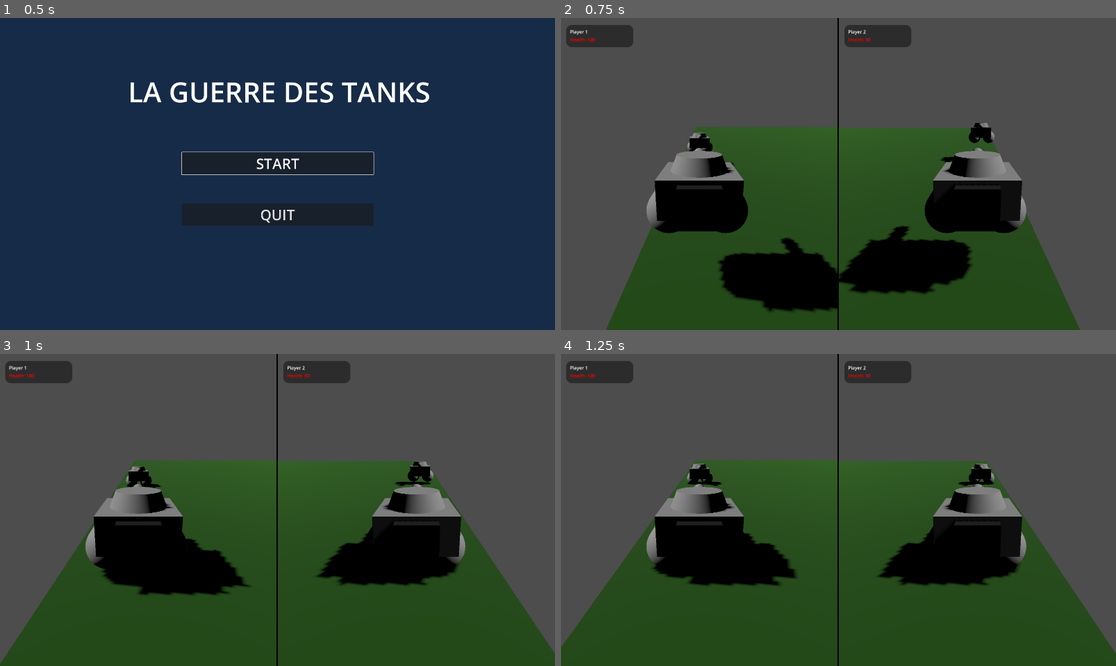
Above: before the commit, frames 1-4 (two rows, left to right).
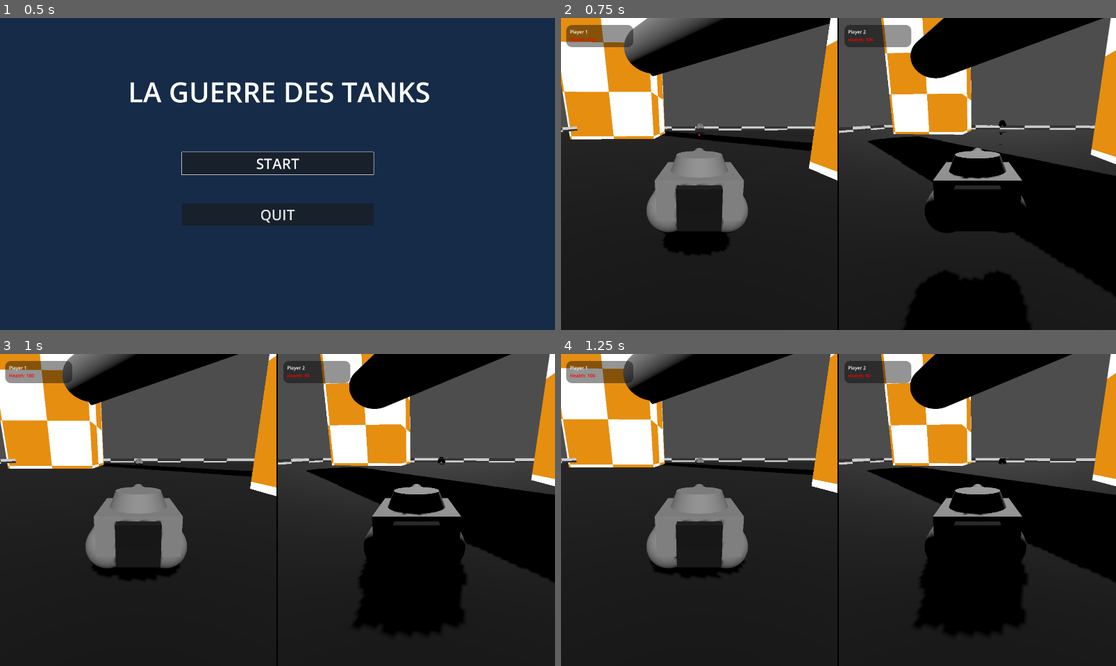
Above: after the commit, the same moments.

Repository: ewalefloch/TankGodot
Game: Godot game, scene res://main.tscn
Same seed, same stepped clock (60 frames per second), same inputs: the game is played once before the commit and once after it.
Inputs:
- Up to frame 1 (0.5 s): no input
- Up to frame 2 (0.75 s): click "START" at 0.5 s
- Up to frame 3 (1 s): no input
- Up to frame 4 (1.25 s): no input

Frame 1 is identical in both runs. In frame 2, 76% of the frame differs, in the area x 0-100%, y 0-100%; in frame 3, 74%; in frame 4, 74%.

Commit message:
feat : base of the map

Diff:
--- /dev/null
+++ b/Map/map.tscn
@@ -0,0 +1,131 @@
+[gd_scene load_steps=12 format=3 uid="uid://betnwn6ir1sla"]
+
+[ext_resource type="Shader" uid="uid://cfn8nl5wx4gxw" path="res://shader/shaderTemporaire.gdshader" id="1_ro55w"]
+
+[sub_resource type="StandardMaterial3D" id="StandardMaterial3D_ro55w"]
+albedo_color = Color(0, 0, 0, 1)
+
+[sub_resource type="BoxMesh" id="BoxMesh_ro55w"]
+material = SubResource("StandardMaterial3D_ro55w")
+size = Vector3(50, 1, 50)
+
+[sub_resource type="BoxShape3D" id="BoxShape3D_njngi"]
+size = Vector3(50, 1, 50)
+
+[sub_resource type="ShaderMaterial" id="ShaderMaterial_ro55w"]
+render_priority = 0
+shader = ExtResource("1_ro55w")
+shader_parameter/color1 = Color(1, 1, 1, 1)
+shader_parameter/color2 = Color(0.90012676, 0.55544287, 0.079253726, 1)
+shader_parameter/grid_size = 5.0
+shader_parameter/blend_smooth = 0.15
+shader_parameter/use_smooth = true
+
+[sub_resource type="BoxMesh" id="BoxMesh_njngi"]
+material = SubResource("ShaderMaterial_ro55w")
+size = Vector3(10, 20, 10)
+
+[sub_resource type="BoxShape3D" id="BoxShape3D_6yc6o"]
+size = Vector3(10, 20, 10)
+
+[sub_resource type="CylinderMesh" id="CylinderMesh_ro55w"]
+top_radius = 2.5
+bottom_radius = 2.5
+height = 35.0
+
+[sub_resource type="ShaderMaterial" id="ShaderMaterial_njngi"]
+render_priority = 0
+shader = ExtResource("1_ro55w")
+shader_parameter/color1 = Color(0.8, 0.8, 0.8, 1)
+shader_parameter/color2 = Color(0.2, 0.2, 0.2, 1)
+shader_parameter/grid_size = 5.0
+shader_parameter/blend_smooth = 0.15
+shader_parameter/use_smooth = true
+
+[sub_resource type="BoxMesh" id="BoxMesh_6yc6o"]
+material = SubResource("ShaderMaterial_njngi")
+size = Vector3(50, 1, 0.1)
+
+[sub_resource type="BoxShape3D" id="BoxShape3D_86j4t"]
+size = Vector3(50, 1, 0.1)
+
+[node name="Map" type="Node3D"]
+
+[node name="Sol" type="StaticBody3D" parent="."]
+transform = Transform3D(1, 0, 0, 0, 1, 0, 0, 0, 1, 0, -0.8374374, 0)
+
+[node name="MeshInstance3D" type="MeshInstance3D" parent="Sol"]
+mesh = SubResource("BoxMesh_ro55w")
+metadata/_edit_lock_ = true
+
+[node name="CollisionShape3D" type="CollisionShape3D" parent="Sol"]
+shape = SubResource("BoxShape3D_njngi")
+metadata/_edit_lock_ = true
+
+[node name="Immeuble" type="RigidBody3D" parent="."]
+transform = Transform3D(1, 0, 0, 0, 1, 0, 0, 0, 1, 10.391436, 6.1235085, -10.199358)
+
+[node name="MeshInstance3D" type="MeshInstance3D" parent="Immeuble"]
+mesh = SubResource("BoxMesh_njngi")
+metadata/_edit_lock_ = true
+
+[node name="CollisionShape3D" type="CollisionShape3D" parent="Immeuble"]
+shape = SubResource("BoxShape3D_6yc6o")
+metadata/_edit_lock_ = true
+
+[node name="Immeuble2" type="RigidBody3D" parent="."]
+transform = Transform3D(1, 0, 0, 0, 1, 0, 0, 0, 1, -15.137319, 5.872014, 10.289228)
+
+[node name="MeshInstance3D" type="MeshInstance3D" parent="Immeuble2"]
+mesh = SubResource("BoxMesh_njngi")
+metadata/_edit_lock_ = true
+
+[node name="CollisionShape3D" type="CollisionShape3D" parent="Immeuble2"]
+shape = SubResource("BoxShape3D_6yc6o")
+metadata/_edit_lock_ = true
+
+[node name="RelierTour" type="StaticBody3D" parent="."]
+
+[node name="MeshInstance3D" type="MeshInstance3D" parent="RelierTour"]
+transform = Transform3D(-3.3318532e-08, -0.76223916, 0.6472955, 1, -4.371139e-08, 0, 2.8294183e-08, 0.6472955, 0.76223916, 0, 9.409973, 0)
+mesh = SubResource("CylinderMesh_ro55w")
+skeleton = NodePath("")
+
+[node name="Bord1" type="StaticBody3D" parent="."]
+transform = Transform3D(1, 0, 0, 0, 1, 0, 0, 0, 1, 0, 0, -25)
+
+[node name="MeshInstance3D" type="MeshInstance3D" parent="Bord1"]
+mesh = SubResource("BoxMesh_6yc6o")
+
+[node name="CollisionShape3D" type="CollisionShape3D" parent="Bord1"]
+shape = SubResource("BoxShape3D_86j4t")
+
+[node name="Bord2" type="StaticBody3D" parent="."]
+transform = Transform3D(1, 0, 0, 0, 1, 0, 0, 0, 1, 0, 0, 25)
+
+[node name="MeshInstance3D" type="MeshInstance3D" parent="Bord2"]
+mesh = SubResource("BoxMesh_6yc6o")
+skeleton = NodePath("../../Bord2")
+
+[node name="CollisionShape3D" type="CollisionShape3D" parent="Bord2"]
+shape = SubResource("BoxShape3D_86j4t")
+
+[node name="Bord3" type="StaticBody3D" parent="."]
+transform = Transform3D(-4.371139e-08, 0, 1, 0, 1, 0, -1, 0, -4.371139e-08, 25, 0, 0)
+
+[node name="MeshInstance3D" type="MeshInstance3D" parent="Bord3"]
+mesh = SubResource("BoxMesh_6yc6o")
+skeleton = NodePath("../../Bord3")
+
+[node name="CollisionShape3D" type="CollisionShape3D" parent="Bord3"]
+shape = SubResource("BoxShape3D_86j4t")
+
+[node name="Bord4" type="StaticBody3D" parent="."]
+transform = Transform3D(-4.371139e-08, 0, 1, 0, 1, 0, -1, 0, -4.371139e-08, -25, 0, 0)
+
+[node name="MeshInstance3D" type="MeshInstance3D" parent="Bord4"]
+mesh = SubResource("BoxMesh_6yc6o")
+skeleton = NodePath("../../Bord4")
+
+[node name="CollisionShape3D" type="CollisionShape3D" parent="Bord4"]
+shape = SubResource("BoxShape3D_86j4t")
--- a/game.tscn
+++ b/game.tscn
@@ -1,29 +1,18 @@
-[gd_scene load_steps=9 format=3 uid="uid://bjka1drpx3yow"]
+[gd_scene load_steps=7 format=3 uid="uid://bjka1drpx3yow"]
 
 [ext_resource type="PackedScene" uid="uid://bh5h347n2ooq7" path="res://Tank/tank.tscn" id="1_80nbo"]
 [ext_resource type="Script" uid="uid://b7s2spwfk8iq4" path="res://game.gd" id="1_fc0e3"]
 [ext_resource type="PackedScene" uid="uid://bedm5labi4dcb" path="res://HUD/hud.tscn" id="2_e2o6t"]
 [ext_resource type="Script" uid="uid://dboxx3bjruxw0" path="res://HUD/hud_player.gd" id="3_feb5d"]
+[ext_resource type="PackedScene" uid="uid://betnwn6ir1sla" path="res://Map/map.tscn" id="5_7jktm"]
 
 [sub_resource type="Theme" id="Theme_80nbo"]
 HBoxContainer/constants/separation = 0
 
-[sub_resource type="StandardMaterial3D" id="StandardMaterial3D_xsnwh"]
-albedo_color = Color(0.11764706, 0.31764707, 0, 1)
-
-[sub_resource type="BoxMesh" id="BoxMesh_e2o6t"]
-material = SubResource("StandardMaterial3D_xsnwh")
-size = Vector3(100, 1, 100)
-
-[sub_resource type="BoxShape3D" id="BoxShape3D_feb5d"]
-size = Vector3(100, 1, 100)
-
-[node name="Game" type="Node3D" node_paths=PackedStringArray("tankP1", "tankP2", "victory_menu", "main_menu")]
+[node name="Game" type="Node3D" node_paths=PackedStringArray("tankP1", "tankP2")]
 script = ExtResource("1_fc0e3")
 tankP1 = NodePath("HBoxContainer/SubViewportContainer/SubViewport/TankP1")
 tankP2 = NodePath("HBoxContainer/SubViewportContainer2/SubViewport/TankP2")
-victory_menu = NodePath("")
-main_menu = NodePath("")
 
 [node name="HBoxContainer" type="HBoxContainer" parent="."]
 layout_direction = 2
@@ -45,7 +34,7 @@
 render_target_update_mode = 4
 
 [node name="TankP1" parent="HBoxContainer/SubViewportContainer/SubViewport" instance=ExtResource("1_80nbo")]
-transform = Transform3D(1, 0, 0, 0, 1, 0, 0, 0, 1, -48.9234, 1.4879389, 10.696169)
+transform = Transform3D(-0.028218262, 0, -0.9996018, 0, 1, 0, 0.9996018, 0, -0.028218262, -16.953539, 1.4879389, -0.30536366)
 
 [node name="HUD1" parent="HBoxContainer/SubViewportContainer/SubViewport" instance=ExtResource("2_e2o6t")]
 player_color = null
@@ -72,7 +61,7 @@
 render_target_update_mode = 4
 
 [node name="TankP2" parent="HBoxContainer/SubViewportContainer2/SubViewport" instance=ExtResource("1_80nbo")]
-transform = Transform3D(-0.99973303, 0, -0.0231061, 0, 1, 0, 0.0231061, 0, -0.99973303, -48.9234, 1.227376, 2.6728306)
+transform = Transform3D(-0.095394045, 0, 0.9954396, 0, 1, 0, -0.9954396, 0, -0.095394045, 15.547592, 1.227376, 0.7260208)
 player_id = 2
 
 [node name="HUD2" parent="HBoxContainer/SubViewportContainer2/SubViewport" instance=ExtResource("2_e2o6t")]
@@ -90,13 +79,4 @@
 transform = Transform3D(0.665751, 0.16691035, -0.72726655, 0.7045393, 0.18040885, 0.6863505, 0.24576433, -0.9693264, 0.002512468, 0, 22.526733, 1.7969944)
 shadow_enabled = true
 
-[node name="Sol" type="StaticBody3D" parent="World"]
-transform = Transform3D(1, 0, 0, 0, 1, 0, 0, 0, 1, 0, -0.8374374, 0)
-
-[node name="MeshInstance3D" type="MeshInstance3D" parent="World/Sol"]
-mesh = SubResource("BoxMesh_e2o6t")
-metadata/_edit_lock_ = true
-
-[node name="CollisionShape3D" type="CollisionShape3D" parent="World/Sol"]
-shape = SubResource("BoxShape3D_feb5d")
-metadata/_edit_lock_ = true
+[node name="Map" parent="World" instance=ExtResource("5_7jktm")]
--- /dev/null
+++ b/shader/shaderTemporaire.gdshader
@@ -0,0 +1,59 @@
+shader_type spatial;
+render_mode unshaded; // retire "unshaded" si tu veux l'éclairer normalement
+
+uniform vec4 color1 : source_color = vec4(0.8, 0.8, 0.8, 1.0);
+uniform vec4 color2 : source_color = vec4(0.15, 0.15, 0.15, 1.0);
+uniform float grid_size : hint_range(0.1, 50.0) = 2.0;
+uniform float blend_smooth : hint_range(0.0, 1.0) = 0.15; // lissage entre projections
+uniform bool use_smooth  = true; // si true -> smooth, sinon damier net
+
+varying vec3 world_pos;
+varying vec3 world_normal;
+
+void vertex() {
+	// position et normale en espace monde
+	world_pos = (MODEL_MATRIX * vec4(VERTEX, 1.0)).xyz;
+	world_normal = normalize((MODEL_MATRIX * vec4(NORMAL, 0.0)).xyz);
+}
+
+float checker2(vec2 uv) {
+	vec2 f = floor(uv);
+	return mod(f.x + f.y, 2.0);
+}
+
+void fragment() {
+	// poids de blending basé sur la normale (abs)
+	vec3 w = abs(world_normal);
+	// éviter division par zéro
+	float s = max(w.x + w.y + w.z, 1e-6);
+	w /= s;
+
+	// calculer les UV 2D pour chaque projection (PAS de vec3 contenant vec2)
+	vec2 uv_x = world_pos.yz / grid_size; // projection pour l'axe X (utilise YZ)
+	vec2 uv_y = world_pos.xz / grid_size; // projection pour l'axe Y (utilise XZ)
+	vec2 uv_z = world_pos.xy / grid_size; // projection pour l'axe Z (utilise XY)
+
+	// valeur damier par projection
+	float m_x = checker2(uv_x);
+	float m_y = checker2(uv_y);
+	float m_z = checker2(uv_z);
+
+	// moyenne pondérée par la normale
+	float m_weighted = m_x * w.x + m_y * w.y + m_z * w.z;
+
+	float final_mask;
+	if (use_smooth) {
+		// lissage autour de 0.5
+		float half = 0.5;
+		float smooth_t = clamp((m_weighted - (half - blend_smooth)) / (2.0 * blend_smooth), 0.0, 1.0);
+		final_mask = smoothstep(0.0, 1.0, smooth_t);
+	} else {
+		// damier net
+		final_mask = step(0.5, m_weighted);
+	}
+
+	vec3 col = mix(color1.rgb, color2.rgb, final_mask);
+
+	ALBEDO = col;
+	ALPHA = 1.0;
+}
Not shown, added: shader/shaderTemporaire.gdshader.uid
